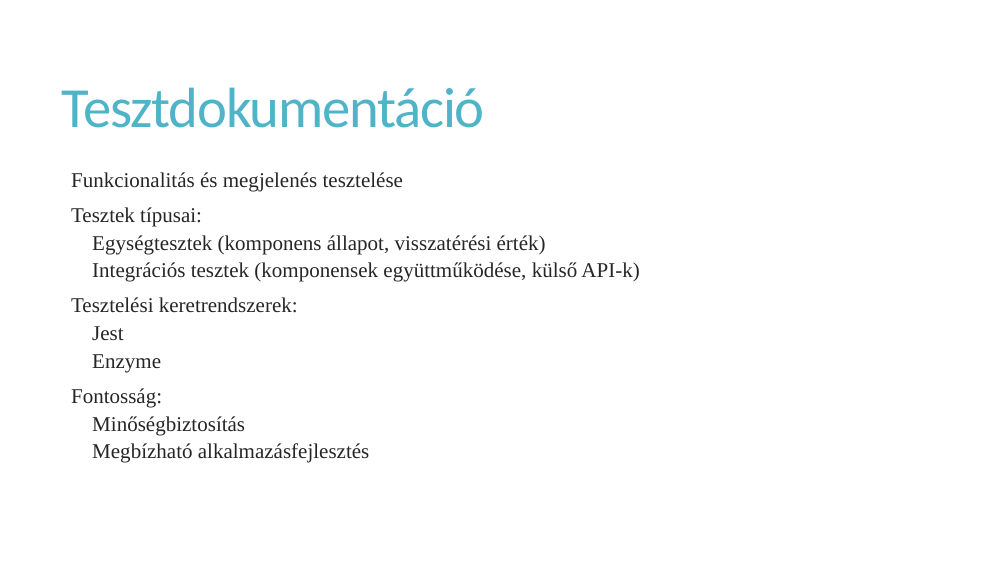
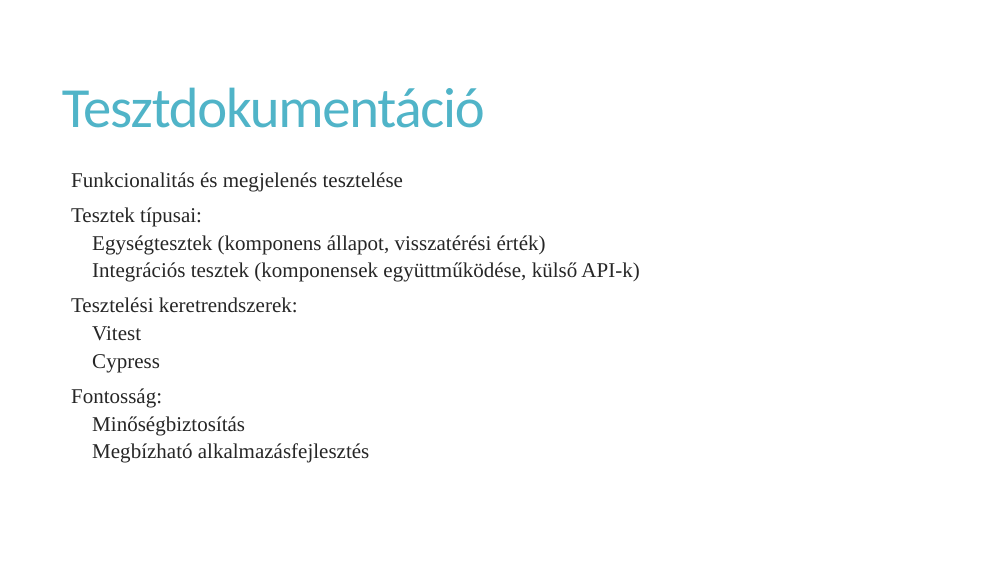
Before and after one commit to Racoonzz/car_shop, a slide deck: slide 13 of CarShoptprezentáció.pptx. Drawn at 1008x567 pixels with LibreOffice and Linux fonts; fonts in the diff are those of the drawing. Boxes give left, top, right and bottom in pixels: in the first picture for what was removed or moved away, otherwise in the second. Text is boxed around its words. In the diff, an @@ line names an element or a change of style, - is before the commit and + after.

```diff
--- a/CarShoptprezentáció.pptx
+++ b/CarShoptprezentáció.pptx
@@ text at [92, 326, 160, 373]: text changed @@
-    Jest
-    Enzyme
+    Vitest
+    Cypress
```
Also in this commit, not shown: 1 other slide changed, 1 other file.
